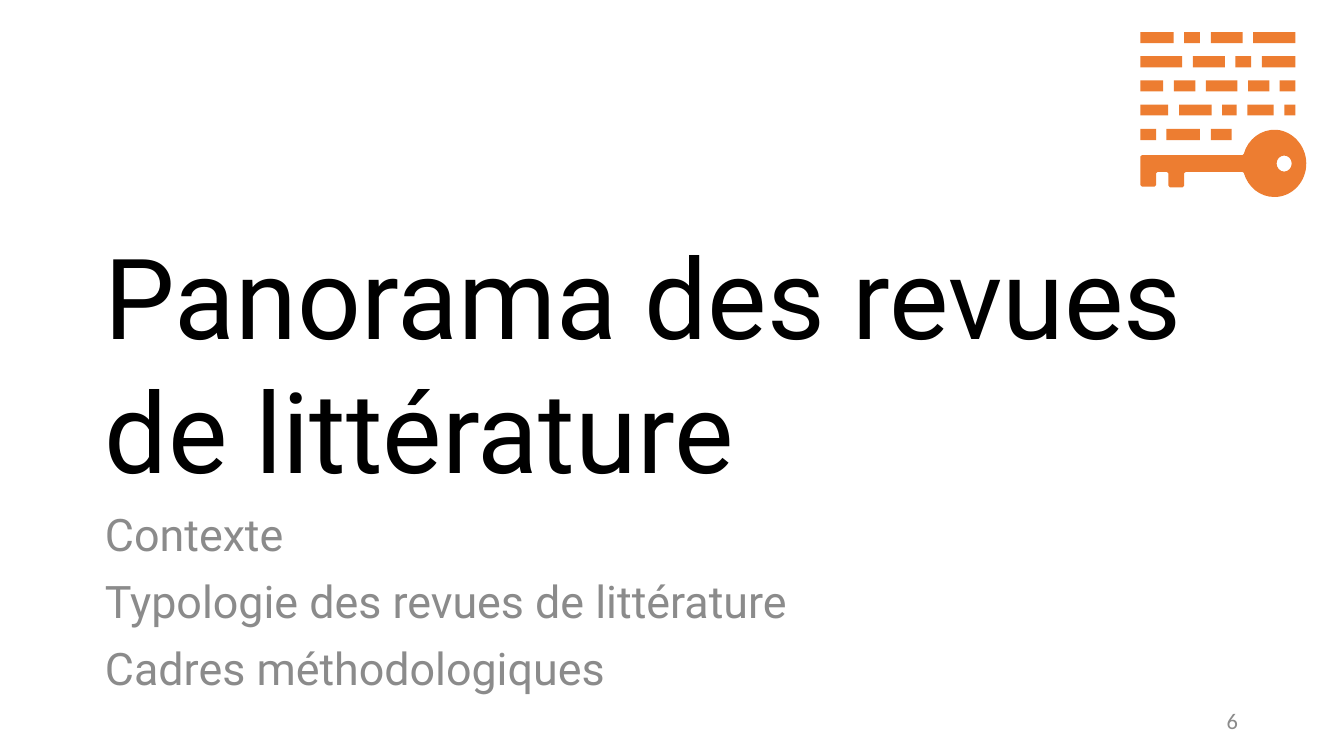
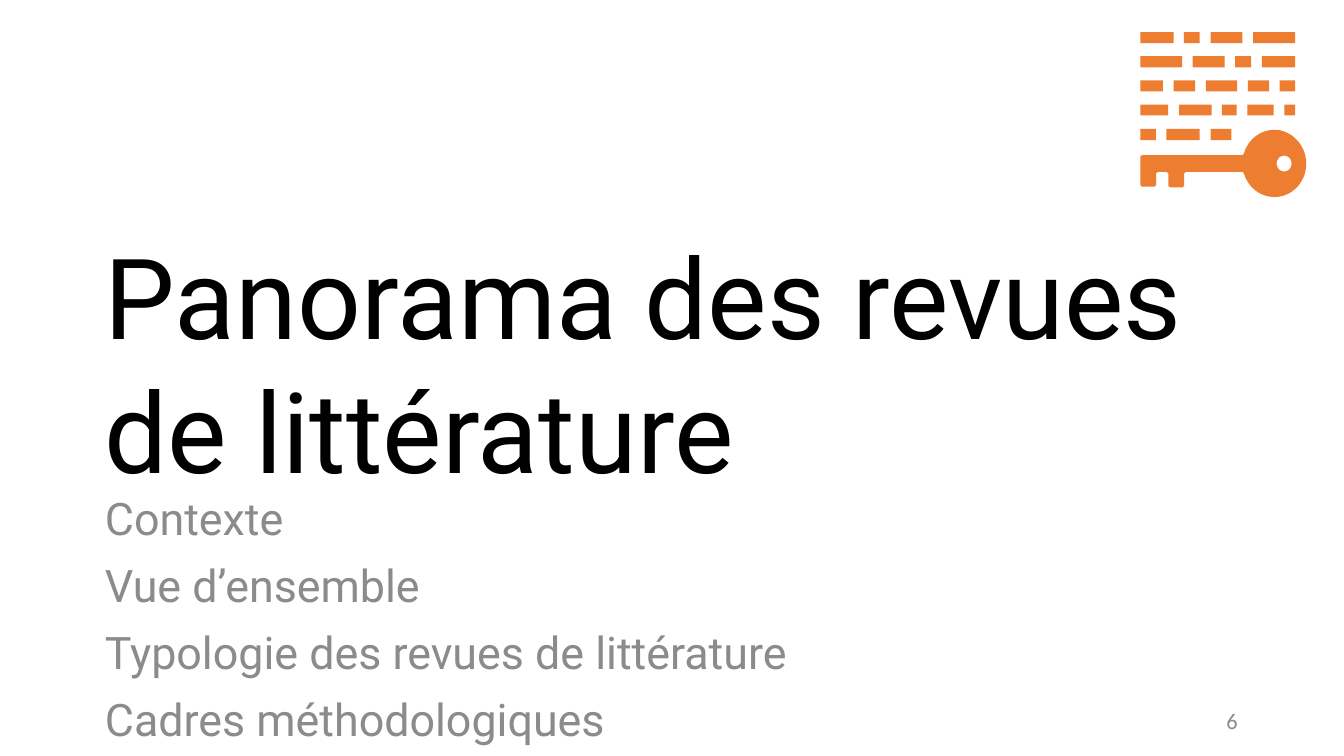
Before and after one commit to fflamerie/intro_revlit, a slide deck: slide 6 of docs/Intro_RevLit.odp. Drawn at 1344x756 pixels with LibreOffice and Linux fonts; fonts in the diff are those of the drawing. Boxes give left, top, right and bottom in pixels: in the first picture for what was removed or moved away, otherwise in the second. Text is boxed around its words. In the diff, an @@ line names an element or a change of style, - is before the commit and + after.

```diff
--- a/docs/Intro_RevLit.odp
+++ b/docs/Intro_RevLit.odp
@@ text "Contexte" moved from (x1=105, y1=519, x2=786, y2=694) to (x1=105, y1=503, x2=786, y2=745) @@
@@ text at (x1=105, y1=568, x2=419, y2=603): paragraph added @@
+Vue d’ensemble
```
Also in this commit, not shown: 32 other slides changed, 6 slides added, 5 slides removed, 11 other files.
